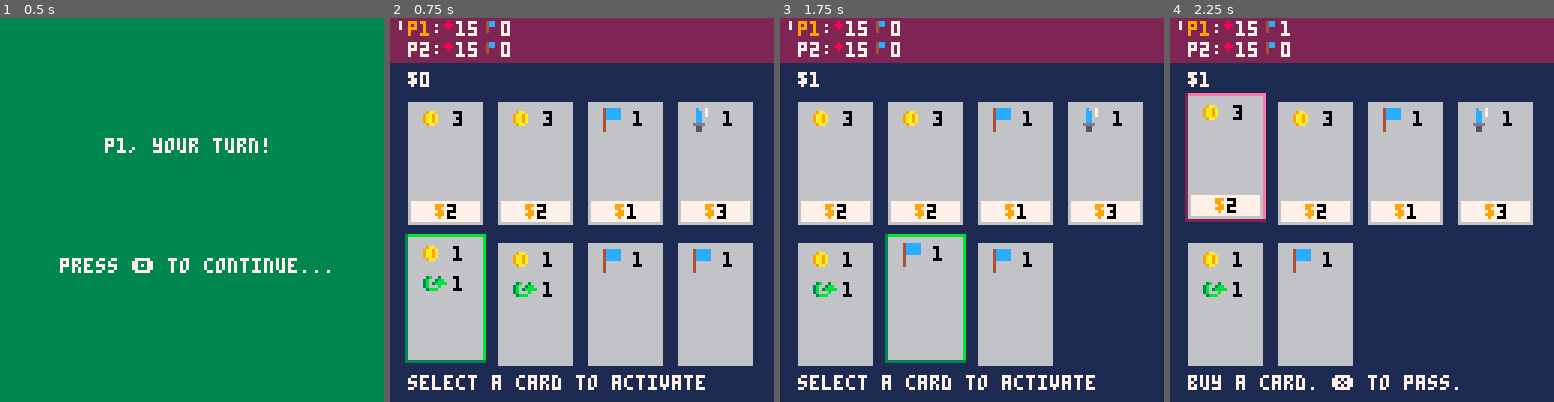
Above: before the commit, frames 1-4 (left to right).
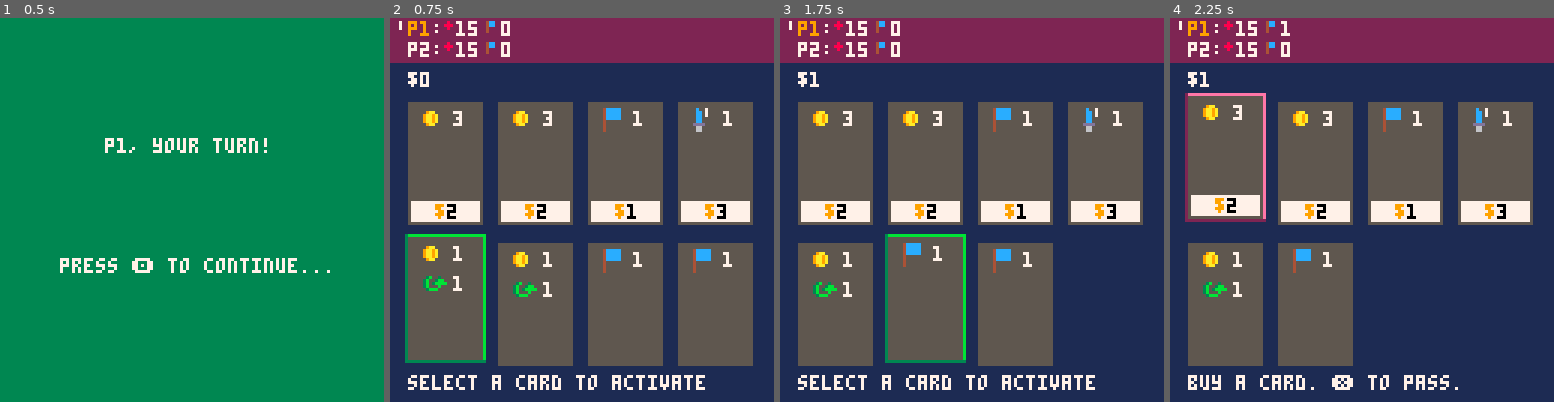
Above: after the commit, the same moments.

Repository: camden/minidom
Game: PICO-8 cartridge dom.p8
Same seed, same stepped clock (60 frames per second), same inputs: the game is played once before the commit and once after it.
Inputs:
- Up to frame 1 (0.5 s): tap X (X key) at 0.33 s
- Up to frame 2 (0.75 s): tap O (Z key) at 0.7 s
- Up to frame 3 (1.75 s): tap X (X key) at 1.07 s; hold Right from 1.6 s (still down); tap O (Z key) at 1.7 s
- Up to frame 4 (2.25 s): tap X (X key) at 1.85 s; release Right at 2.1 s; tap O (Z key) at 2.1 s

Frame 1 is identical in both runs. In frame 2, 45% of the frame differs, in the area x 4-95%, y 21-91%; in frame 3, 39%; in frame 4, 33%.

Commit message:
added more sounds

Diff:
--- a/dom.p8
+++ b/dom.p8
@@ -218,10 +218,12 @@
 
 -- input functions ---------------------------------------------
 function pressed_left()
+  sfx(4)
   selected_index = previdx(selected_index, get_max_num_for_selection())
 end
 
 function pressed_right()
+  sfx(4)
   selected_index = nextidx(selected_index, get_max_num_for_selection())
 end
 
@@ -295,12 +297,18 @@
     cur_active_card = card
     cur_active_card_effect_num = 1
 
+    event_started_activating_card()
+
     -- spend the card!
     del(cur_hand(), card)
     add(cur_discard_pile(), card)
   end
 
   continue_activating_card()
+end
+
+function event_started_activating_card()
+  sfx(3)
 end
 
 function activate_card(card)
@@ -672,7 +680,7 @@
     line(x0 + card_w + 1, y0, x0 + card_w + 1, y0 + card_h, light_bevel_color)
   end
 
-  rectfill(x0, y0, x0 + card_w, y0 + card_h, 6)
+  rectfill(x0, y0, x0 + card_w, y0 + card_h, 5)
 
   paint_card_icon(x0, y0, card)
 
@@ -696,7 +704,7 @@
   if sprite_idx then
     spr(sprite_idx, x, y)
   end
-  print(fx.value, x + 10, y + 1, 0)
+  print(fx.value, x + 10, y + 1, 7)
 end
 
 function paint_card_cost(x, y, card)
@@ -869,16 +877,16 @@
 00077000000000000cc000008888880000000000000000009aa9a0004ccccc0040000000766300003b03bbbb0000000000000000000000000000000000000000
 00077000000000000cc000000088000000000000000000009aa9a0004000000000000000766700003b000b000000000000000000000000000000000000000000
 0070070000000000dddd000000880000000000000000000009aa000040000000000000007667000003bbb0000000000000000000000000000000000000000000
-00000000000000000550000000000000000000000000000000000000400000000000000077770000000000000000000000000000000000000000000000000000
-00000000888888880550000000000000000000000000000000000000400000000000000000000000000000000000000000000000000000000000000000000000
+00000000000000000660000000000000000000000000000000000000400000000000000077770000000000000000000000000000000000000000000000000000
+00000000888888880660000000000000000000000000000000000000400000000000000000000000000000000000000000000000000000000000000000000000
 00000000000000000c08080000000000000000000000000000000000000000000000000000000000000000000000000000000000000000000000000000000000
 00000000000000000cc0800000000000000000000000000000000000000000000000000000000000000000000000000000000000000000000000000000000000
 00000000000000000cc8080000000000000000000000000000000000000000000000000000000000000000000000000000000000000000000000000000000000
 00000000000000000cc0000000000000000000000000000000000000000000000000000000000000000000000000000000000000000000000000000000000000
 00000000000000000cc0000000000000000000000000000000000000000000000000000000000000000000000000000000000000000000000000000000000000
 0000000000000000dddd000000000000000000000000000000000000000000000000000000000000000000000000000000000000000000000000000000000000
-00000000000000000550000000000000000000000000000000000000000000000000000000000000000000000000000000000000000000000000000000000000
-00000000000000000550000000000000000000000000000000000000000000000000000000000000000000000000000000000000000000000000000000000000
+00000000000000000660000000000000000000000000000000000000000000000000000000000000000000000000000000000000000000000000000000000000
+00000000000000000660000000000000000000000000000000000000000000000000000000000000000000000000000000000000000000000000000000000000
 00000000000000000000000000000000000000000000000000000000000000000000000000000000000000000000000000000000000000000000000000000000
 00000000000000000000000000000000000000000000000000000000000000000000000000000000000000000000000000000000000000000000000000000000
 00000000000000000000000000000000000000000000000000000000000000000000000000000000000000000000000000000000000000000000000000000000
Not shown, changed: the music (__music__) section of dom.p8
Not shown, changed: the sound effects (__sfx__) section of dom.p8
